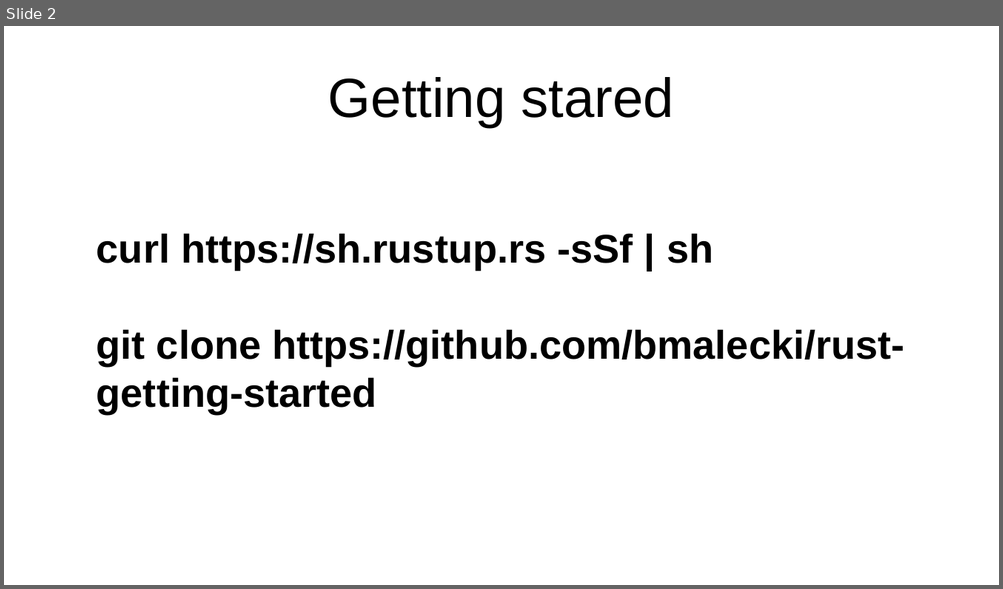
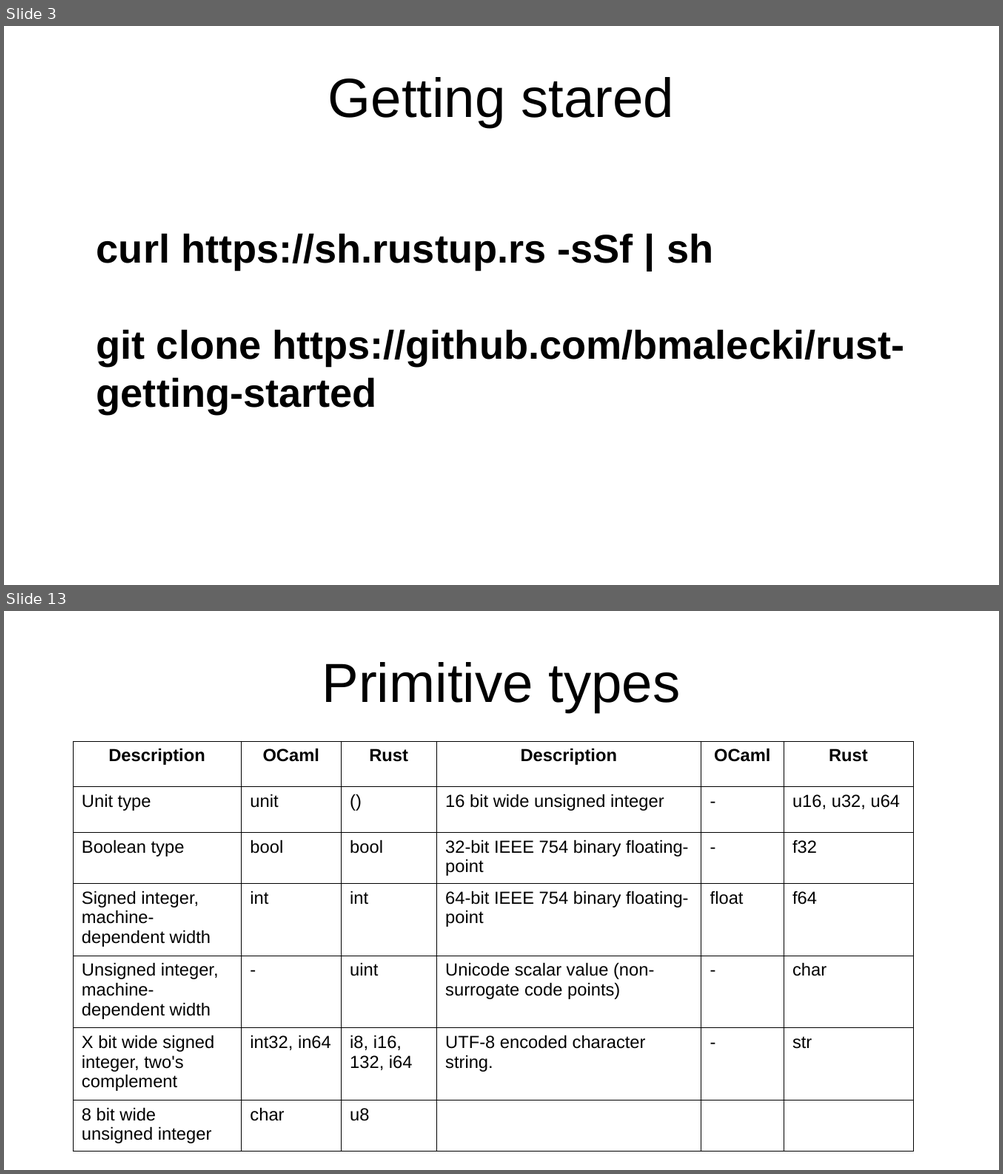
Before and after one commit to bmalecki/rust-getting-started, a slide deck: Rust-presentation.odp. Shown one above the other, each under a label of ours: slide 2 before the commit, slides 3 and 13 after it; the slides between them are not shown. The pictures are 1003x589 and 1003x1174 pixels, drawn with LibreOffice and Linux fonts; fonts in the diff are those of the drawing. Boxes give left, top, right and bottom in pixels: in the first picture for what was removed or moved away, otherwise in the second. Text is boxed around its words. In the diff, an @@ line names an element or a change of style, - is before the commit and + after.

```diff
--- a/Rust-presentation.odp
+++ b/Rust-presentation.odp
@@ slide 13 added at (4,611,999,1170), background #FFFFFF @@
@@ title added at (322,662,680,712), 44 pt, text #000000 @@
+Primitive types
@@ table added at (73,741,913,1147), 7 rows, 6 columns @@
+Description | OCaml | Rust | Description | OCaml | Rust
+Unit type | unit | () | 16 bit wide unsigned integer | - | u16, u32, u64
+Boolean type | bool | bool | 32-bit IEEE 754 binary floating-point | - | f32
+Signed integer, machine-dependent width | int | int | 64-bit IEEE 754 binary floating-point | float | f64
+Unsigned integer, machine-dependent width | - | uint | Unicode scalar value (non-surrogate code points) | - | char
+X bit wide signed integer, two's complement | int32, in64 | i8, i16, 132, i64 | UTF-8 encoded character string. | - | str
+8 bit wide unsigned integer | char | u8 |  |  | 
@@ what was slide 2 is now slide 3 @@
```
Also in this commit, not shown: 5 slides changed, 35 other slides added, 1 slide removed, 12 other files.
